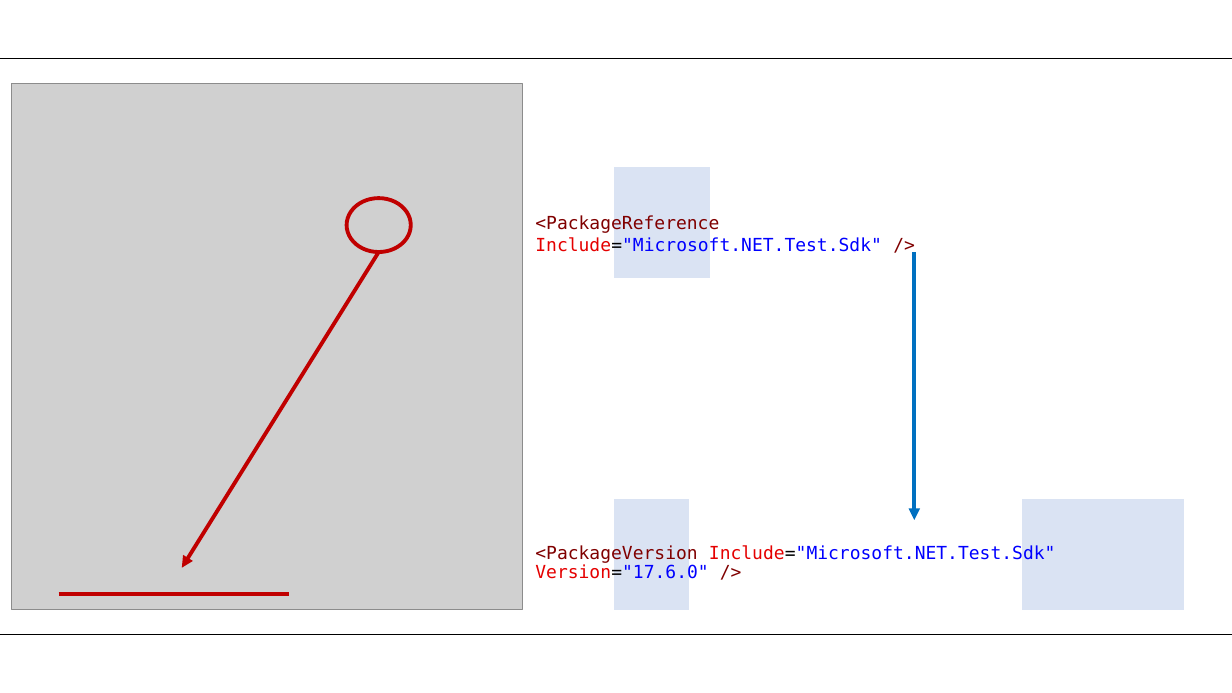
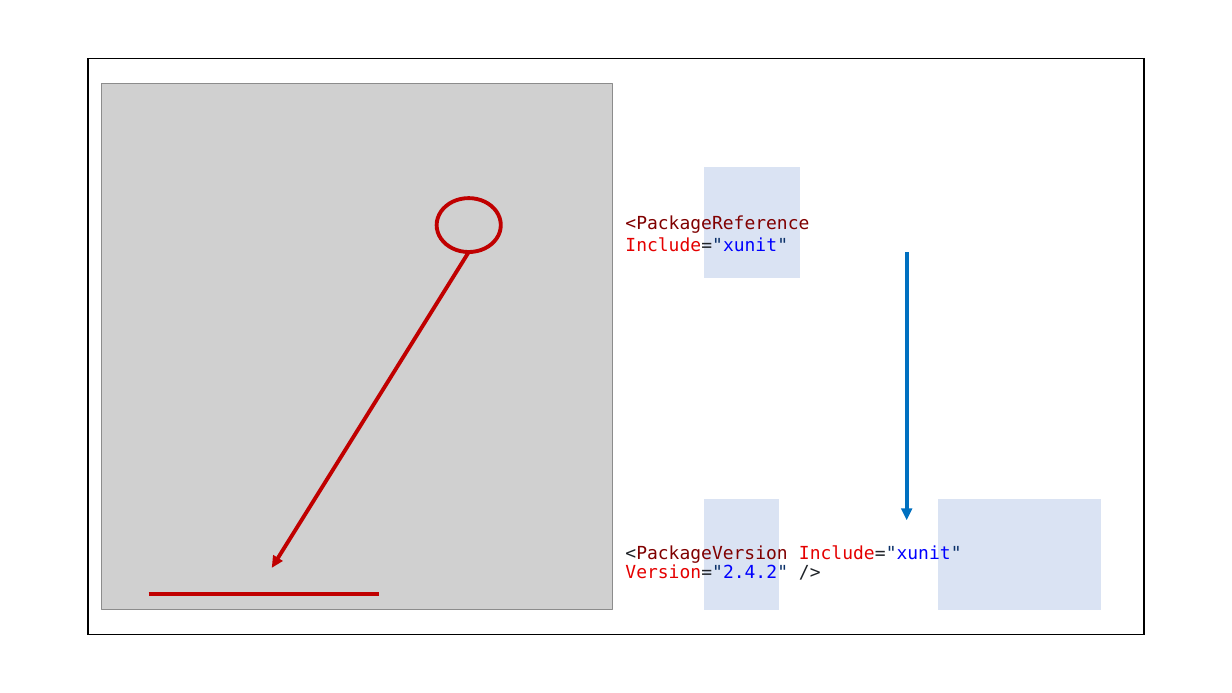
Before and after one commit to hhko/beyondcode, a slide deck: slide 19 of README.pptx. Drawn at 1232x693 pixels with LibreOffice and Linux fonts; fonts in the diff are those of the drawing; grey boxes stand for pictures. Boxes give left, top, right and bottom in pixels: in the first picture for what was removed or moved away, otherwise in the second. Text is boxed around its words. In the diff, an @@ line names an element or a change of style, - is before the commit and + after.

```diff
--- a/README.pptx
+++ b/README.pptx
@@ rectangle "`": place and size @@
-rectangle "`" at [0, 58, 1232, 634]
+rectangle "`" at [89, 58, 1144, 634]
@@ 2 rectangles, 1 picture, 1 arrow, 1 line, 1 ellipse: place and size @@
-2 rectangles, 1 picture, 1 arrow, 1 line, 1 ellipse at [11, 84, 710, 610]
+2 rectangles, 1 picture, 1 arrow, 1 line, 1 ellipse at [102, 84, 799, 610]
@@ text at [625, 215, 809, 252]: text changed; text colour #0000FF to #800000 @@
-<PackageReference Include="Microsoft.NET.Test.Sdk" />
+<PackageReference Include="xunit"
@@ arrow moved from (915, 252) - (915, 520) to (907, 252) - (907, 520) @@
@@ rectangle: place and size @@
-rectangle at [1022, 500, 1183, 610]
+rectangle at [939, 500, 1100, 610]
@@ text at [625, 545, 962, 579]: text changed; text colour #0000FF to #800000 @@
-<PackageVersion Include="Microsoft.NET.Test.Sdk" Version="17.6.0" />
+<PackageVersion Include="xunit" Version="2.4.2" />
```
Also in this commit, not shown: 3 other files.
